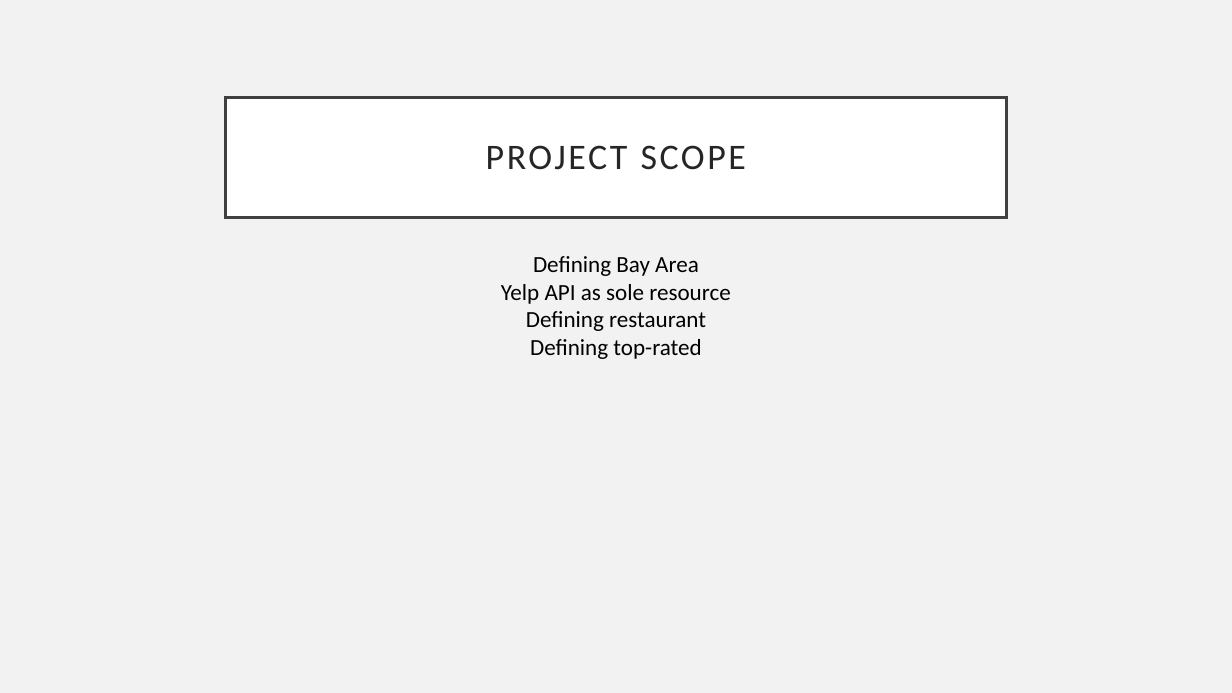
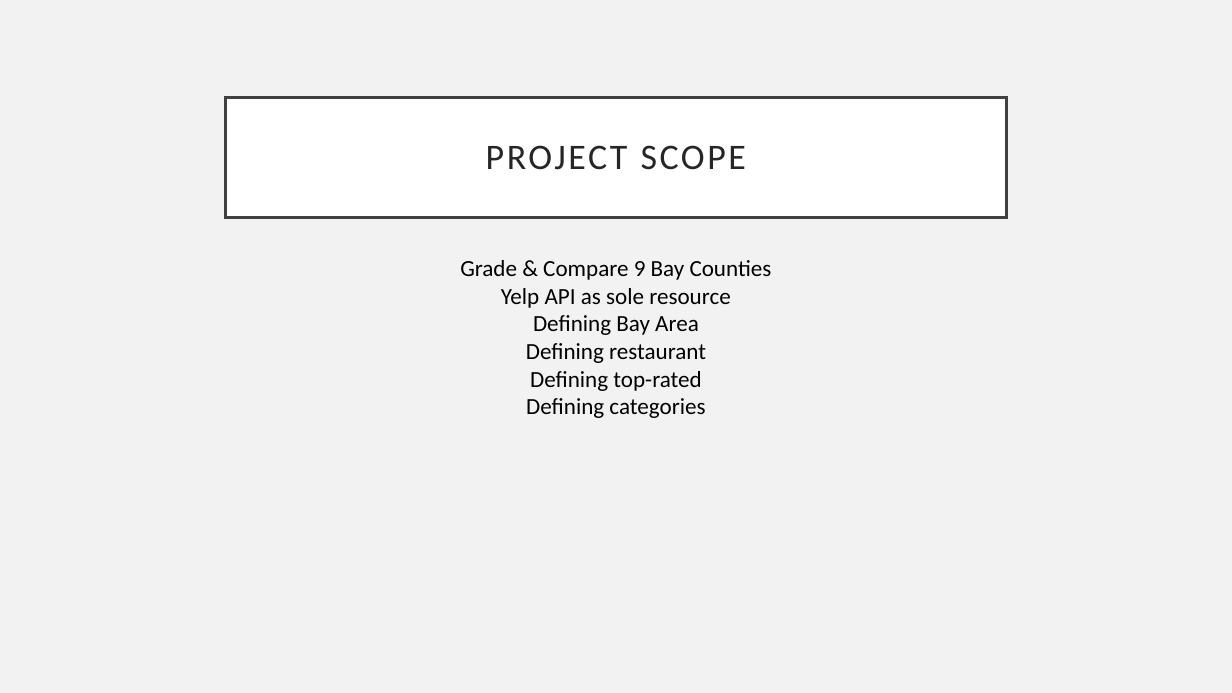
Before and after one commit to lquasem/Project-1, a slide deck: slide 5 of All food in the hood.pptx. Drawn at 1232x693 pixels with LibreOffice and Linux fonts; fonts in the diff are those of the drawing. Boxes give left, top, right and bottom in pixels: in the first picture for what was removed or moved away, otherwise in the second. Text is boxed around its words. In the diff, an @@ line names an element or a change of style, - is before the commit and + after.

Commit message:
Updated ppt

```diff
--- a/All food in the hood.pptx
+++ b/All food in the hood.pptx
@@ text at (460,260,772,308): paragraphs added @@
+Grade & Compare 9 Bay Counties
+Yelp API as sole resource
@@ text at (501,284,730,304): paragraph removed @@
-Yelp API as sole resource
@@ text at (526,398,705,418): paragraph added @@
+Defining categories
```
Also in this commit, not shown: 6 other slides changed, 1 slide added, 1 slide removed.
